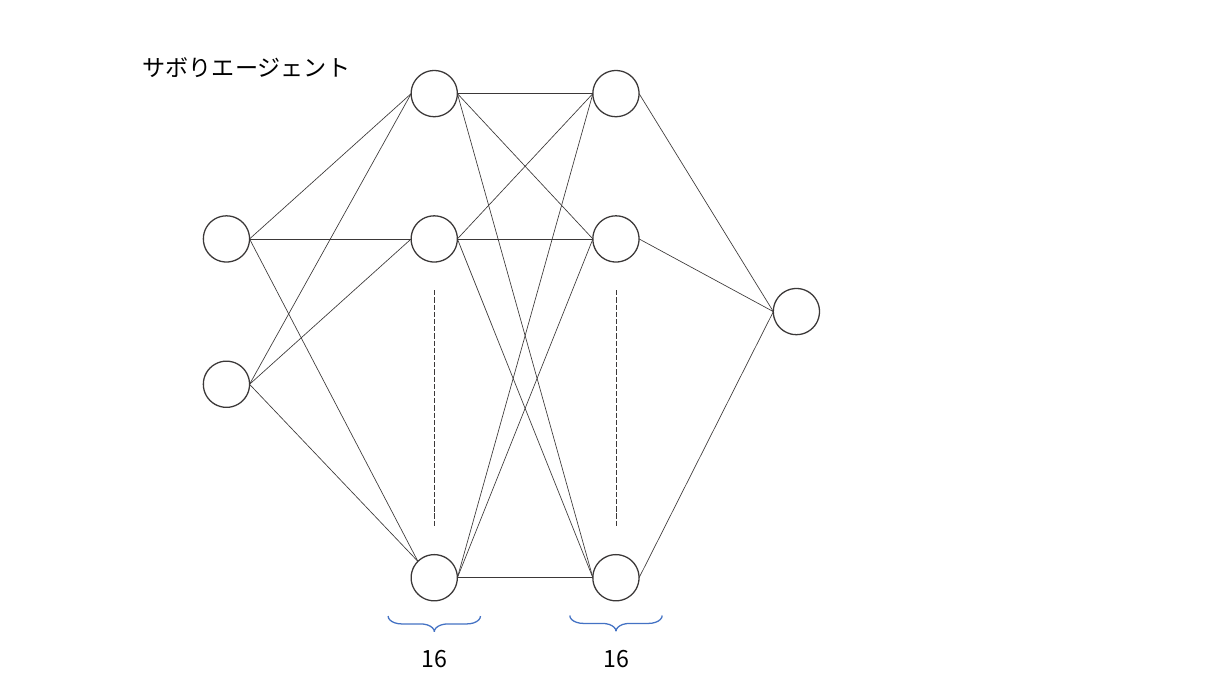
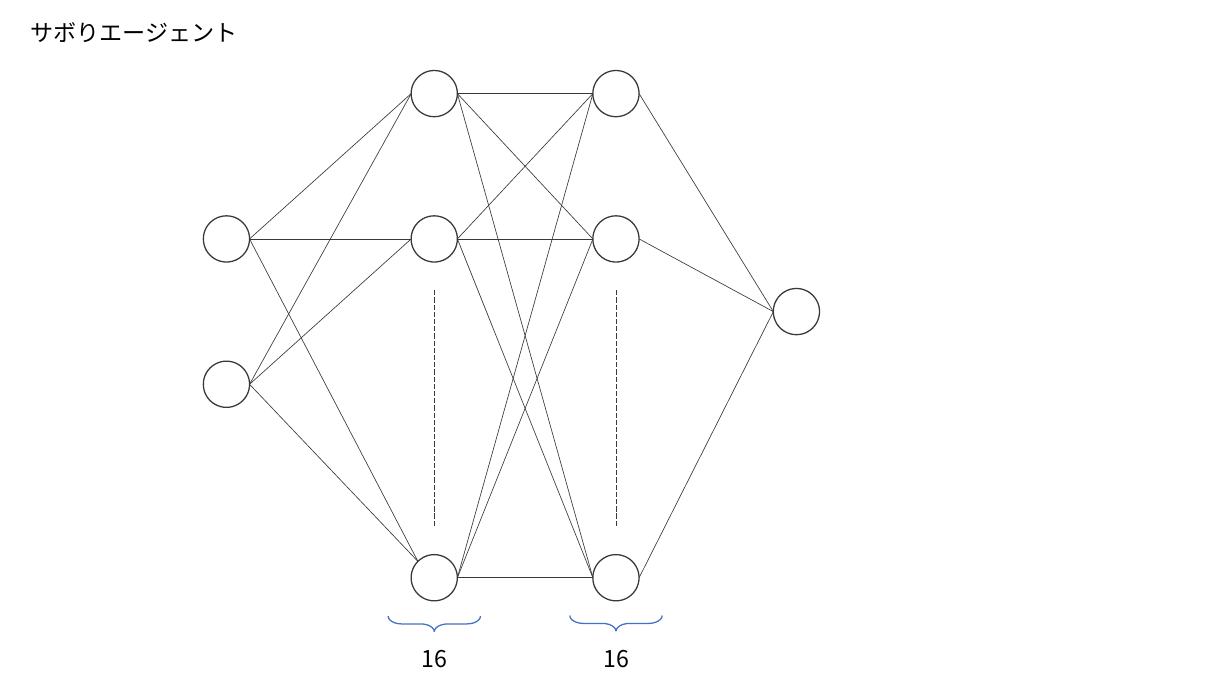
Before and after one commit to ibuki1024/eventDDPG, a slide deck: slide 2 of draft/nn.pptx. Drawn at 1232x693 pixels with LibreOffice and Linux fonts; fonts in the diff are those of the drawing. Boxes give left, top, right and bottom in pixels: in the first picture for what was removed or moved away, otherwise in the second. Text is boxed around its words. In the diff, an @@ line names an element or a change of style, - is before the commit and + after.

```diff
--- a/draft/nn.pptx
+++ b/draft/nn.pptx
@@ text "サボりエージェント": place and size @@
-text "サボりエージェント" at box(143, 57, 350, 77)
+text "サボりエージェント" at box(30, 22, 237, 42)
```
Also in this commit, not shown: 1 slide added, 13 other files.
